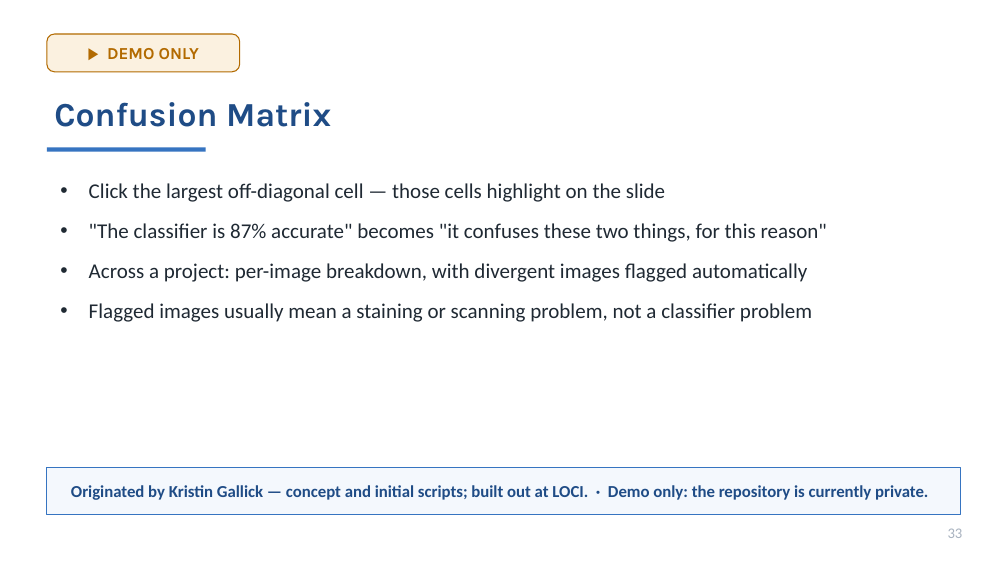
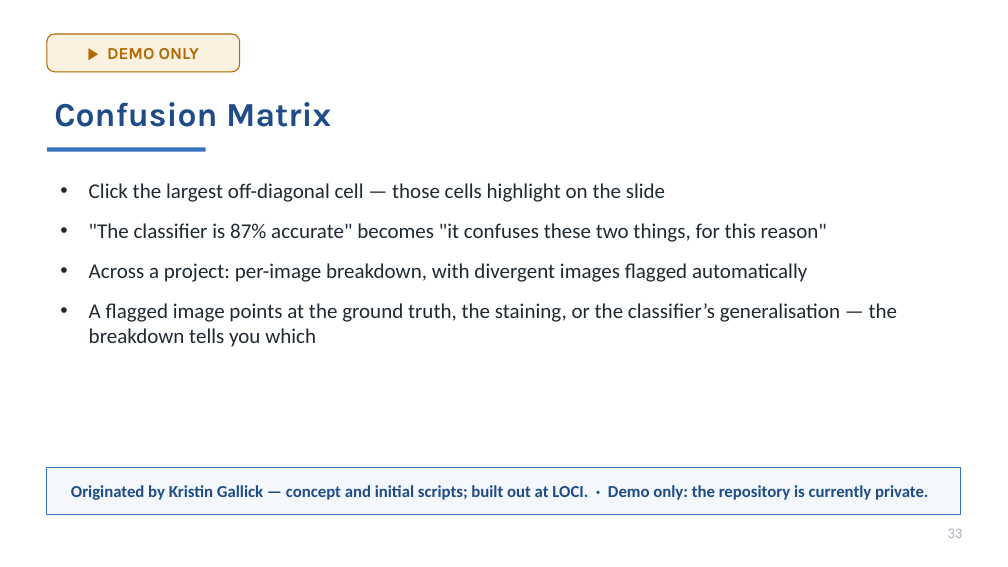
Before and after one commit to MichaelSNelson/BINA-I2K-2026-QuPath-Extensions, a slide deck: slide 33 of I2K_2026_QuPath_Extensions.pptx. Drawn at 1008x567 pixels with LibreOffice and Linux fonts; fonts in the diff are those of the drawing. Boxes give left, top, right and bottom in pixels: in the first picture for what was removed or moved away, otherwise in the second. Text is boxed around its words. In the diff, an @@ line names an element or a change of style, - is before the commit and + after.

```diff
--- a/I2K_2026_QuPath_Extensions.pptx
+++ b/I2K_2026_QuPath_Extensions.pptx
@@ text at [89,303,898,347]: text changed @@
-• Flagged images usually mean a staining or scanning problem, not a classifier problem
+• A flagged image points at the ground truth, the staining, or the classifier’s generalisation — the breakdown tells you which
```
Also in this commit, not shown: 2 other slides changed, 5 other files.
